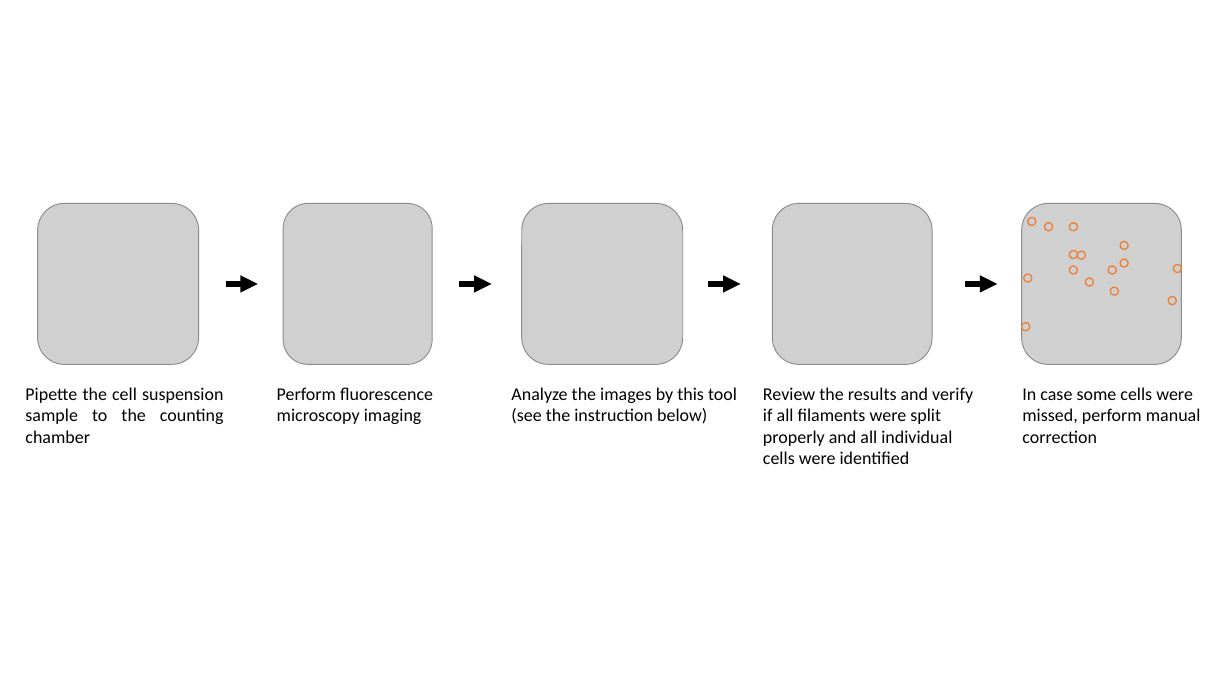
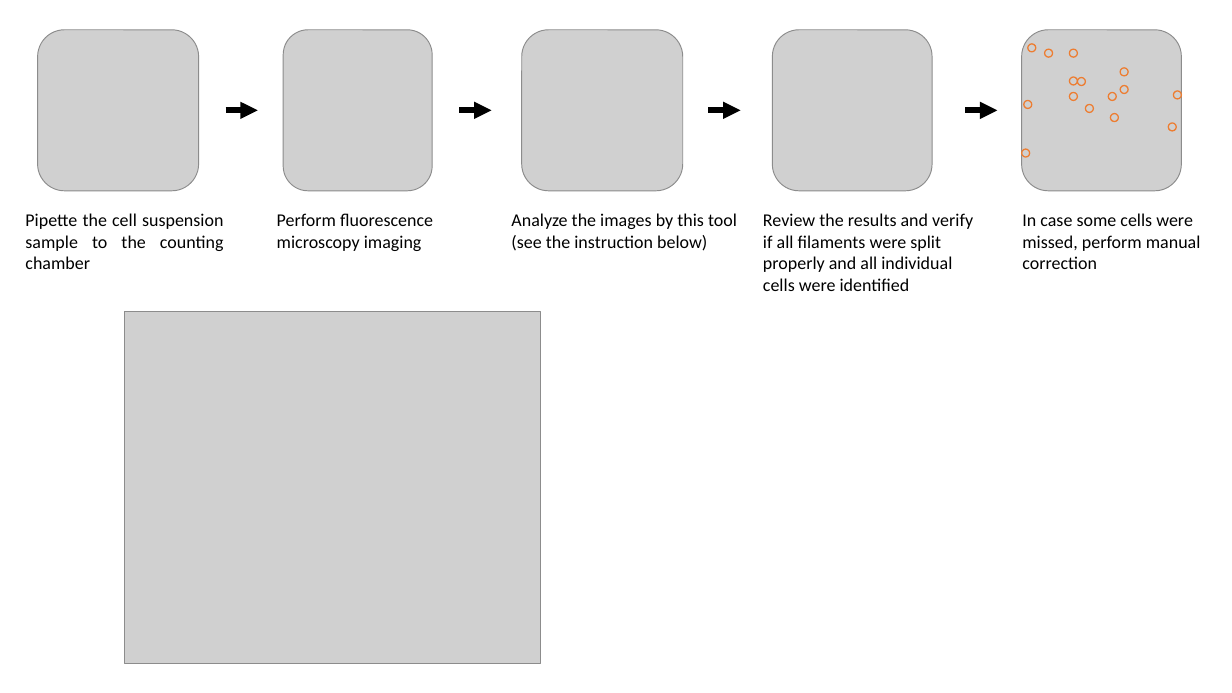
Before and after one commit to Zastupic/cyano-tools, a slide deck: slide 2 of website/static/files/images for website.pptx. Drawn at 1232x693 pixels with LibreOffice and Linux fonts; fonts in the diff are those of the drawing; grey boxes stand for pictures. Boxes give left, top, right and bottom in pixels: in the first picture for what was removed or moved away, otherwise in the second. Text is boxed around its words. In the diff, an @@ line names an element or a change of style, - is before the commit and + after.

```diff
--- a/website/static/files/images for website.pptx
+++ b/website/static/files/images for website.pptx
@@ 15 ellipses, 5 pictures, 5 texts, 4 arrows: place and size @@
-15 ellipses, 5 pictures, 5 texts, 4 arrows at box(25, 203, 1201, 464)
+15 ellipses, 5 pictures, 5 texts, 4 arrows at box(25, 30, 1201, 291)
@@ picture added at box(125, 311, 541, 664) @@
```
Also in this commit, not shown: 4 other slides changed, 6 slides added, 2 slides removed, 42 other files.
